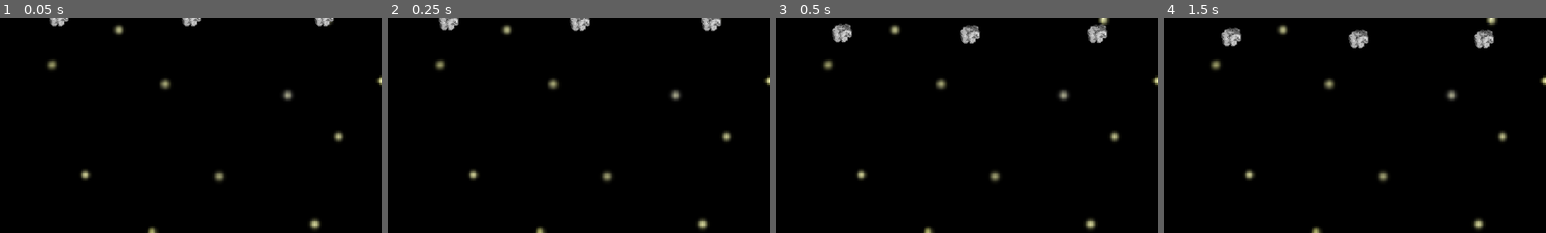
Above: before the commit, frames 1-4 (left to right).
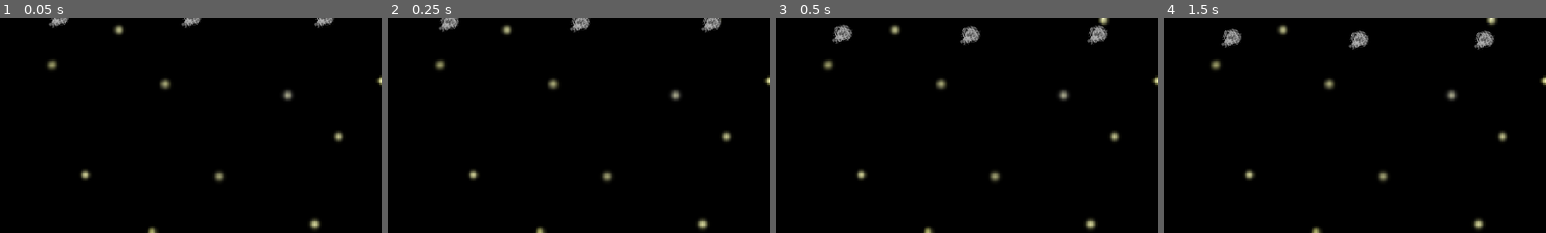
Above: after the commit, the same moments.

Repository: Pchristy03/EAP-Redox
Game: Godot game, scene res://main.tscn
Two runs of this game, one before a commit and one after it. Both use one fixed random seed, a clock stepped at 60 frames per second and the inputs below.
Inputs (mouse positions are % of the whole screen's width and height, from its top left):
- Up to frame 1 (0.05 s): no input
- Up to frame 2 (0.25 s): no input
- Up to frame 3 (0.5 s): no input
- Up to frame 4 (1.5 s): click (64, 4) at 0.5 s; tap Enter (ui_accept) at 1.25 s; hold Right (ui_right) from 1.28 s (still down)
The pictures show only the part of the screen within x 1-51%, y 0-50%; the shares and areas given below are measured in that part.

The runs differ from the first frame. In frame 1, 0.4% of the frame differs, in the area x 12-88%, y 0-5%; in frame 2, 0.7%; in frame 3, 0.9%; in frame 4, 0.9%, in the area x 15-87%, y 4-15%.

Commit message:
particle settings

Diff:
--- a/asteroid.tscn
+++ b/asteroid.tscn
@@ -86,7 +86,7 @@
 
 [node name="AnimatedSprite2D" type="AnimatedSprite2D" parent="."]
 sprite_frames = SubResource("SpriteFrames_jxd3r")
-animation = &"asteroid1"
+animation = &"asteroid4"
 
 [node name="CollisionShape2D" type="CollisionShape2D" parent="."]
 position = Vector2(0, 1)
@@ -96,9 +96,10 @@
 texture_filter = 1
 scale = Vector2(1.32504, 1.26438)
 emitting = false
-amount = 30
+amount = 50
 process_material = SubResource("ParticleProcessMaterial_bxj43")
 texture = ExtResource("3_e7fq2")
+lifetime = 2.0
 one_shot = true
 explosiveness = 1.0
 script = ExtResource("6_wvey3")
